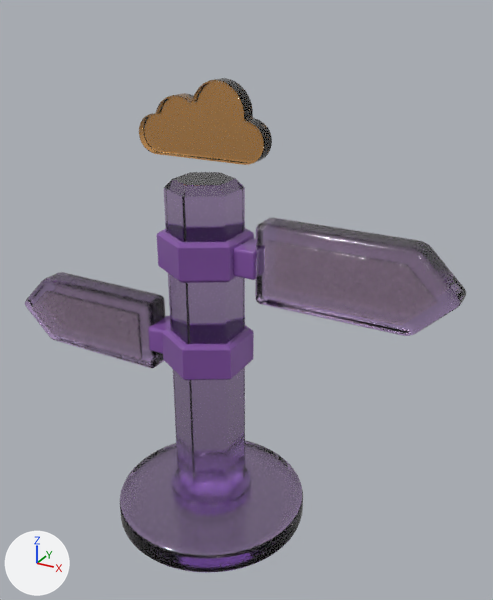
The glTF model deploycli/awsicons/models/cloudflare/dns.glb as it was, and as the next commit left it.
The view is the same before and after, from a camera (50 mm lens) standing at (2.19, -3.45, 2.07) and looking at (0.22, 0.13, 0.28). Every picture has the same lights, and +X, +Y and +Z are marked at lower left. The picture after the commit comes second. Where no turn or scale is listed for an object, it has been applied to the vertices.

The first picture shows 'Amber cloud', 'Foot collar', 'Hexagonal post', 'Left arrow', 'Left collar', 'Left front inlay', 'Left socket', 'Right arrow', 'Right collar', 'Right front inlay', 'Right socket', 'Round foot'.
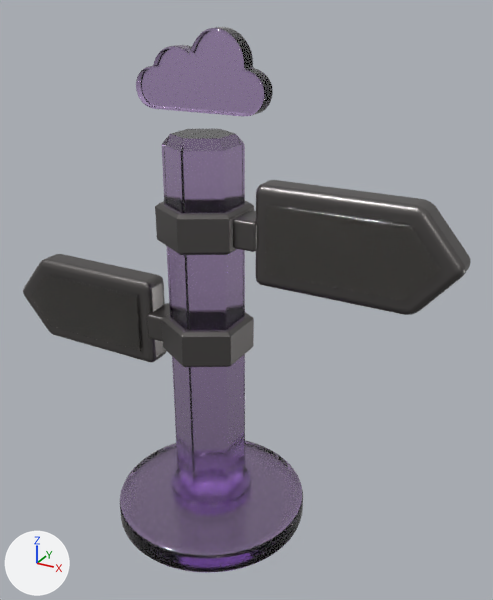
The change, as a diff of the scene's bpy script:
```diff
--- a/deploycli/awsicons/models/cloudflare/dns.glb.py
+++ b/deploycli/awsicons/models/cloudflare/dns.glb.py
@@ me_right_collar @@
 me_right_collar.from_pydata(...)  # 756 vertices, 1512 faces; spans x -0.264..0.264, y -0.304..0.304, z 0.894..1.146
-me_right_collar.materials.append(mat_polished_amethyst_fittings)  # purple #9961bf
+me_right_collar.materials.append(mat_satin_graphite_nickel)  # dark grey #6c6968
@@ me_right_socket @@
 me_right_socket.from_pydata(...)  # 152 vertices, 300 faces; spans x -0.078..0.078, y -0.119..0.119, z -0.093..0.093
-me_right_socket.materials.append(mat_polished_amethyst_fittings)  # purple #9961bf
+me_right_socket.materials.append(mat_satin_graphite_nickel)  # dark grey #6c6968
@@ me_right_arrow @@
 me_right_arrow.from_pydata(...)  # 190 vertices, 376 faces; spans x 0.392..1.601, y -0.102..0.102, z 0.762..1.278
-me_right_arrow.materials.append(mat_violet_optical_glass)  # purple #e3c5fd
+me_right_arrow.materials.append(mat_satin_graphite_nickel)  # dark grey #6c6968
@@ me_left_collar @@
 me_left_collar.from_pydata(...)  # 756 vertices, 1512 faces; spans x -0.264..0.264, y -0.304..0.304, z 0.214..0.466
-me_left_collar.materials.append(mat_polished_amethyst_fittings)  # purple #9961bf
+me_left_collar.materials.append(mat_satin_graphite_nickel)  # dark grey #6c6968
@@ me_left_socket @@
 me_left_socket.from_pydata(...)  # 152 vertices, 300 faces; spans x -0.078..0.078, y -0.119..0.119, z -0.093..0.093
-me_left_socket.materials.append(mat_polished_amethyst_fittings)  # purple #9961bf
+me_left_socket.materials.append(mat_satin_graphite_nickel)  # dark grey #6c6968
@@ me_left_arrow @@
 me_left_arrow.from_pydata(...)  # 190 vertices, 376 faces; spans x -1.601..-0.392, y -0.102..0.102, z 0.082..0.598
-me_left_arrow.materials.append(mat_violet_optical_glass)  # purple #e3c5fd
+me_left_arrow.materials.append(mat_satin_graphite_nickel)  # dark grey #6c6968
@@ me_amber_cloud @@
 me_amber_cloud.from_pydata(...)  # 614 vertices, 1224 faces; spans x -0.4..0.461, y -0.315..-0.195, z -0.604..-0.147
-me_amber_cloud.materials.append(mat_apricot_cloud_glass)  # orange #ffbc6f
+me_amber_cloud.materials.append(mat_violet_optical_glass)  # purple #e3c5fd
@@ ob_hexagonal_post @@
 ob_hexagonal_post = bpy.data.objects.new('Hexagonal post', me_hexagonal_post)
-ob_hexagonal_post.location = (0.0, 0.0, -0.175)
-ob_hexagonal_post.scale = (1.0, 1.0, 0.85)
+ob_hexagonal_post.location = (0.0, 0.0, -0.056)
+ob_hexagonal_post.scale = (1.0, 1.0, 0.952)
@@ ob_right_collar @@
 ob_right_collar = bpy.data.objects.new('Right collar', me_right_collar)
-ob_right_collar.location = (0.0, 0.0, -0.396)
+ob_right_collar.location = (0.0, 0.0, -0.218)
@@ ob_right_socket @@
 ob_right_socket = bpy.data.objects.new('Right socket', me_right_socket)
-ob_right_socket.location = (0.336, 0.0, 0.624)
+ob_right_socket.location = (0.336, 0.0, 0.802)
@@ ob_right_arrow @@
 ob_right_arrow = bpy.data.objects.new('Right arrow', me_right_arrow)
-ob_right_arrow.location = (0.0, 0.0, -0.396)
+ob_right_arrow.location = (0.0, 0.0, -0.422)
+ob_right_arrow.scale = (1.0, 1.0, 1.2)
@@ ob_right_front_inlay @@
 ob_right_front_inlay = bpy.data.objects.new('Right front inlay', me_right_front_inlay)
-ob_right_front_inlay.location = (0.0, 0.0, -0.396)
+ob_right_front_inlay.location = (0.0, 0.0, -0.422)
+ob_right_front_inlay.scale = (1.0, 1.0, 1.2)
@@ ob_left_collar @@
 ob_left_collar = bpy.data.objects.new('Left collar', me_left_collar)
-ob_left_collar.location = (0.0, 0.0, -0.396)
+ob_left_collar.location = (0.0, 0.0, -0.3)
@@ ob_left_socket @@
 ob_left_socket = bpy.data.objects.new('Left socket', me_left_socket)
-ob_left_socket.location = (-0.336, 0.0, -0.056)
+ob_left_socket.location = (-0.336, 0.0, 0.04)
@@ ob_left_arrow @@
 ob_left_arrow = bpy.data.objects.new('Left arrow', me_left_arrow)
-ob_left_arrow.location = (0.0, 0.0, -0.396)
+ob_left_arrow.location = (0.0, 0.0, -0.368)
+ob_left_arrow.scale = (1.0, 1.0, 1.2)
@@ ob_left_front_inlay @@
 ob_left_front_inlay = bpy.data.objects.new('Left front inlay', me_left_front_inlay)
-ob_left_front_inlay.location = (0.0, 0.0, -0.396)
+ob_left_front_inlay.location = (0.0, 0.0, -0.368)
+ob_left_front_inlay.scale = (1.0, 1.0, 1.2)
@@ ob_amber_cloud @@
 ob_amber_cloud = bpy.data.objects.new('Amber cloud', me_amber_cloud)
-ob_amber_cloud.location = (-0.03, 0.255, 1.808)
+ob_amber_cloud.location = (-0.03, 0.255, 2.078)
```

Where the change shows, as pixel boxes [x1, y1, x2, y2] in the pictures (493 x 600 px):
'Hexagonal post', moved, rescaled (13% taller): before [164, 172, 245, 496]; after [162, 129, 245, 496]
'Right arrow', recoloured, moved, rescaled (14% taller): before [255, 218, 466, 336]; after [256, 180, 471, 315]
'Right front inlay', moved, rescaled (14% taller): before [264, 240, 437, 325]; after [265, 204, 441, 301]
'Amber cloud', recoloured, moved: before [139, 78, 272, 165]; after [136, 27, 273, 116]
'Left arrow', recoloured, moved, rescaled (12% taller): before [25, 272, 165, 368]; after [23, 254, 167, 362]
'Left front inlay', moved, rescaled (11% taller): before [32, 290, 142, 359]; after [30, 274, 142, 351]
'Right collar', recoloured, moved: before [157, 228, 254, 283]; after [155, 201, 254, 255]
'Left collar', recoloured, moved: before [162, 325, 254, 380]; after [161, 312, 254, 367]
'Right socket', recoloured, moved: before [233, 238, 257, 280]; after [233, 210, 257, 252]
'Left socket', recoloured, moved: before [148, 316, 170, 354]; after [147, 303, 170, 341]
